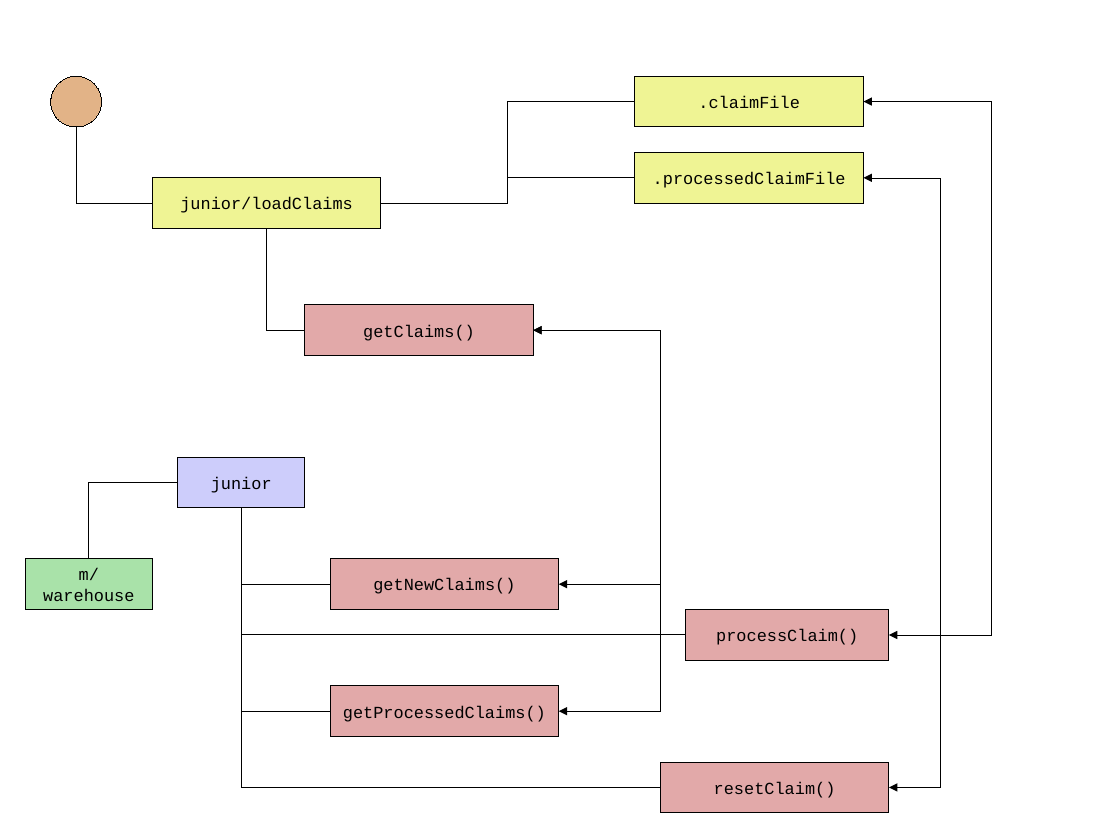
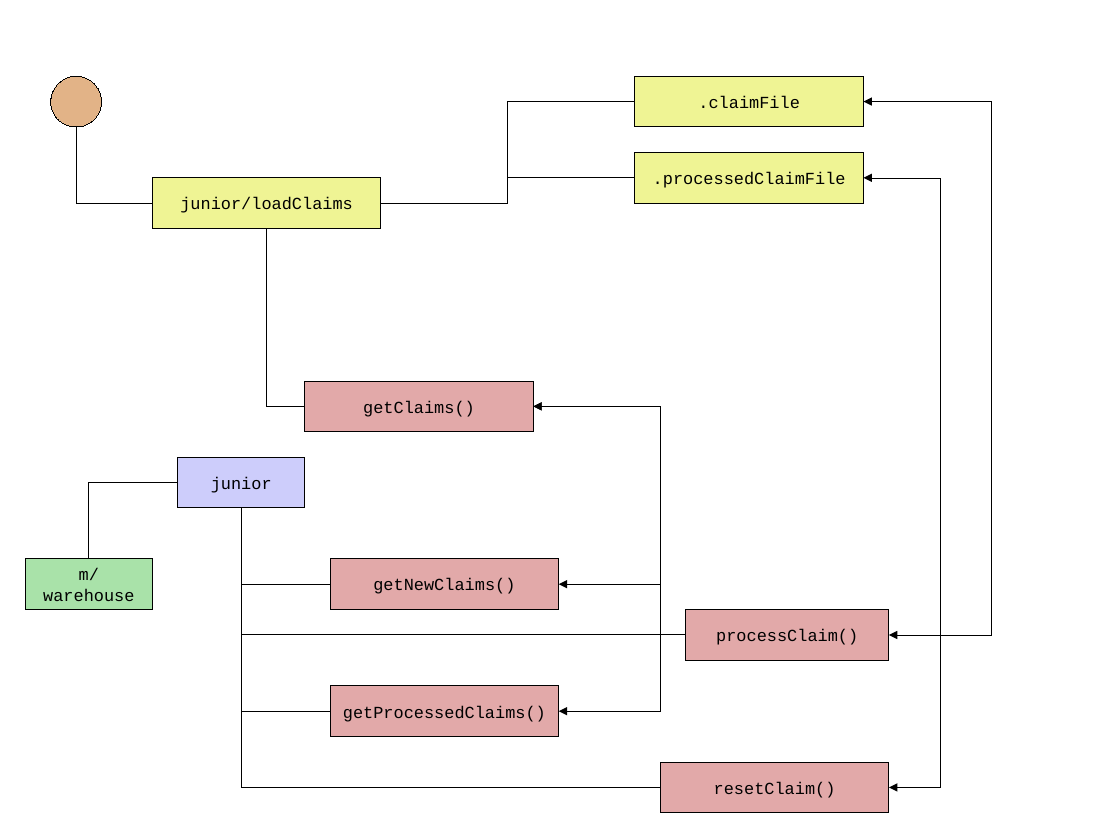
Before and after one commit to JamesLeB/Stout, a slide deck: slide 3 of Documents/junior.odp. Drawn at 1120x840 pixels with LibreOffice and Linux fonts; fonts in the diff are those of the drawing. Boxes give left, top, right and bottom in pixels: in the first picture for what was removed or moved away, otherwise in the second. Text is boxed around its words. In the diff, an @@ line names an element or a change of style, - is before the commit and + after.

Commit message:
update doc

```diff
--- a/Documents/junior.odp
+++ b/Documents/junior.odp
@@ elbow line moved from (266, 229) - (305, 330) to (266, 229) - (305, 407) @@
@@ rectangle "getClaims()": place and size @@
-rectangle "getClaims()" at (305,305,534,356)
+rectangle "getClaims()" at (305,381,534,432)
@@ elbow double arrow moved from (534, 330) - (559, 711) to (534, 407) - (559, 711) @@
@@ elbow double arrow moved from (534, 330) - (559, 584) to (534, 407) - (559, 584) @@
```
Also in this commit, not shown: 1 other slide changed.
